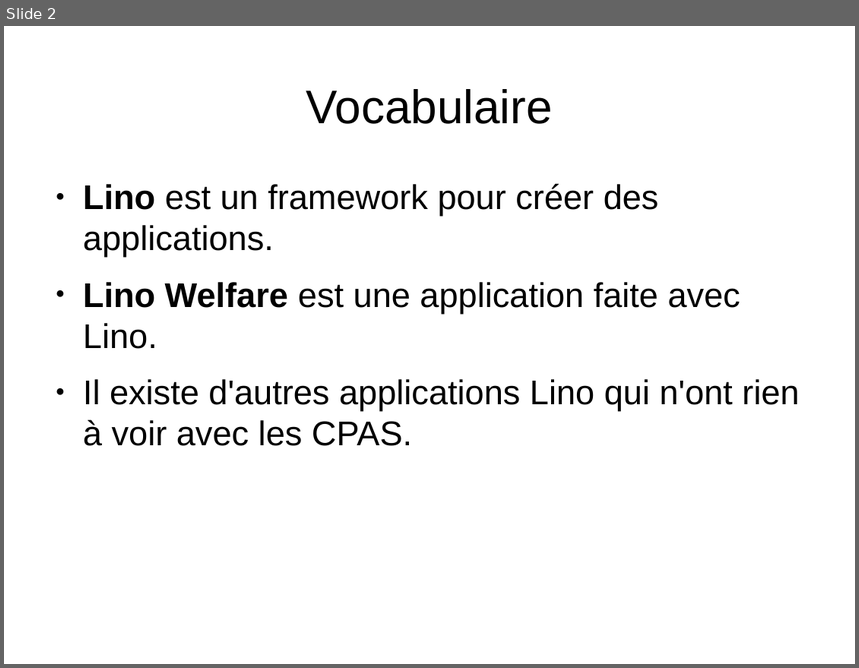
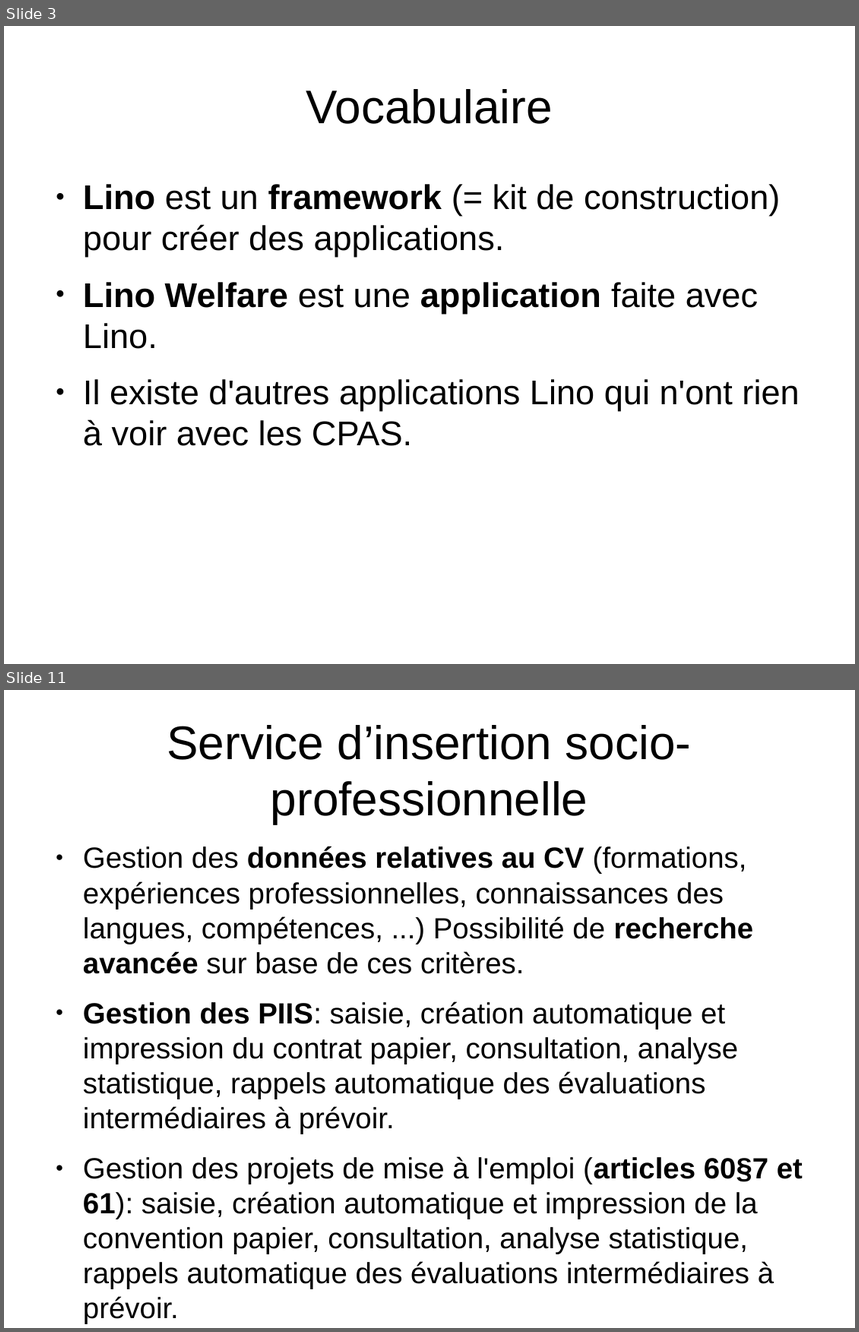
Before and after one commit to lino-framework/welfare, a slide deck: docs_fr/dl/tour_lino_welfare.odp. Shown one above the other, each under a label of ours: slide 2 before the commit, slides 3 and 11 after it; the slides between them are not shown. The pictures are 859x668 and 859x1332 pixels, drawn with LibreOffice and Linux fonts; fonts in the diff are those of the drawing. Boxes give left, top, right and bottom in pixels: in the first picture for what was removed or moved away, otherwise in the second. Text is boxed around its words. In the diff, an @@ line names an element or a change of style, - is before the commit and + after.

```diff
--- a/docs_fr/dl/tour_lino_welfare.odp
+++ b/docs_fr/dl/tour_lino_welfare.odp
@@ slide 11 added at box(4, 690, 855, 1328), background #FFFFFF @@
@@ title added at box(167, 725, 692, 824), 44 pt, text #000000 @@
+Service d’insertion socio-professionnelle
@@ text added at box(83, 846, 803, 1290), 27.2 pt, text #000000 @@
+● Gestion des données relatives au CV (formations, expériences professionnelles, connaissances des langues, compétences, ...) Possibilité de recherche avancée sur base de ces critères.
+● Gestion des PIIS: saisie, création automatique et impression du contrat papier, consultation, analyse statistique, rappels automatique des évaluations intermédiaires à prévoir.
+● Gestion des projets de mise à l'emploi (articles 60§7 et 61): saisie, création automatique et impression de la convention papier, consultation, analyse statistique, rappels automatique des évaluations intermédiaires à prévoir.
+● Gestion des partenaires art. 60§7
+● Gestions des offres d’emploi vacants
@@ what was slide 2 is now slide 3 @@
@@ slide 3 changed as well @@
@@ text at box(83, 184, 780, 257): text changed @@
-● Lino est un framework pour créer des applications.
+● Lino est un framework (= kit de construction) pour créer des applications.
@@ text at box(83, 282, 758, 349): bold on in "application" @@
```
Also in this commit, not shown: 11 other slides changed, 16 other slides added, 3 other files.
